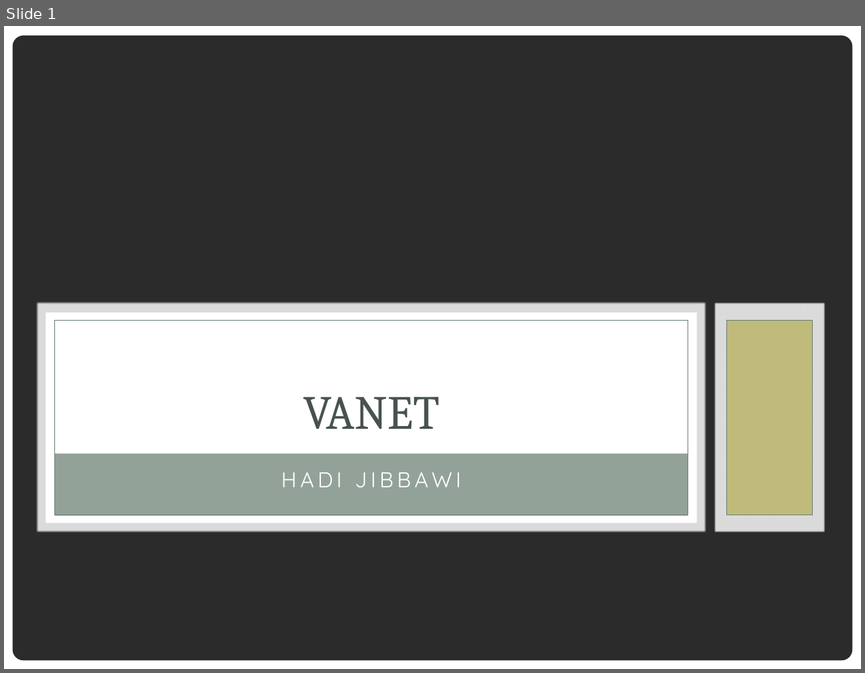
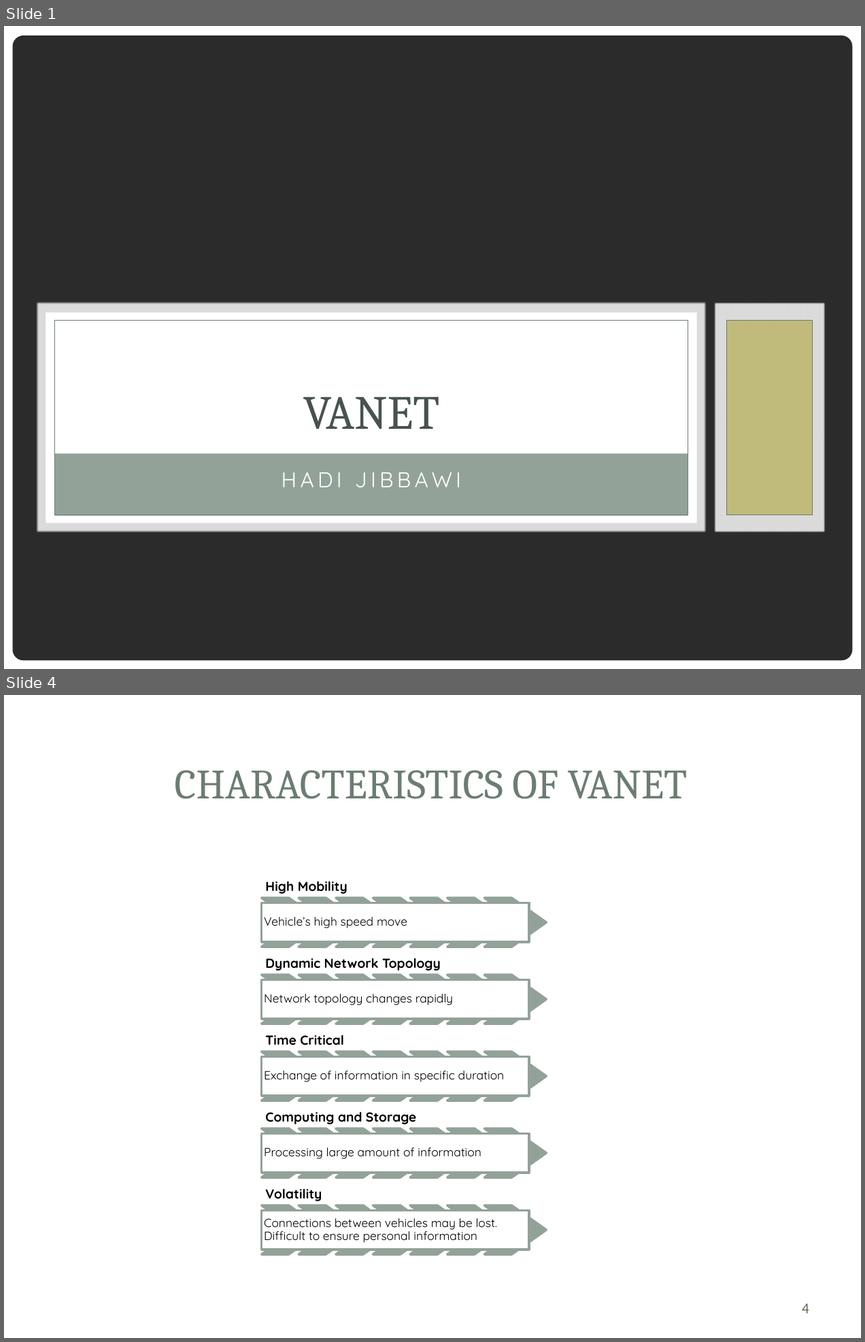
Before and after one commit to HadiJibbawi/uploads, a slide deck: VANET.pptx. Shown one above the other, each under a label of ours: slide 1 before the commit, slides 1 and 4 after it; the slides between them are not shown. The pictures are 865x673 and 865x1342 pixels, drawn with LibreOffice and Linux fonts; fonts in the diff are those of the drawing; background and template pictures are left out; a plain dark background stands for a picture behind light text. Boxes give left, top, right and bottom in pixels: in the first picture for what was removed or moved away, otherwise in the second. Text is boxed around its words. In the diff, an @@ line names an element or a change of style, - is before the commit and + after.

```diff
--- a/VANET.pptx
+++ b/VANET.pptx
@@ slide 4 added at [4,695,861,1338], background picture (left out); not listed: 1 template element that a slide beside it also shows @@
@@ rectangle added at [30,721,835,845], fill #FFFFFF at 83% opacity @@
@@ rectangle added at [39,730,825,834], fill #FFFFFF @@
@@ title added at [175,770,687,799], 35 pt, text #6B7D72 @@
+CHARACTERISTICS OF VANET
@@ group added at [262,881,547,1254]: 35 chevrons, 10 texts, 5 rectangles @@
+High Mobility
+Vehicle’s high speed move
+Dynamic Network Topology
+Network topology changes rapidly
+Time Critical
+Exchange of information in specific duration
+Computing and Storage
+Processing large amount of information
+Volatility
+Connections between vehicles may be lost. Difficult to ensure personal information
@@ page number added at [802,1303,810,1313], 12 pt, text #564B3C @@
+4
```
Also in this commit, not shown: 4 slides changed, 7 other slides added, 2 slides removed.
